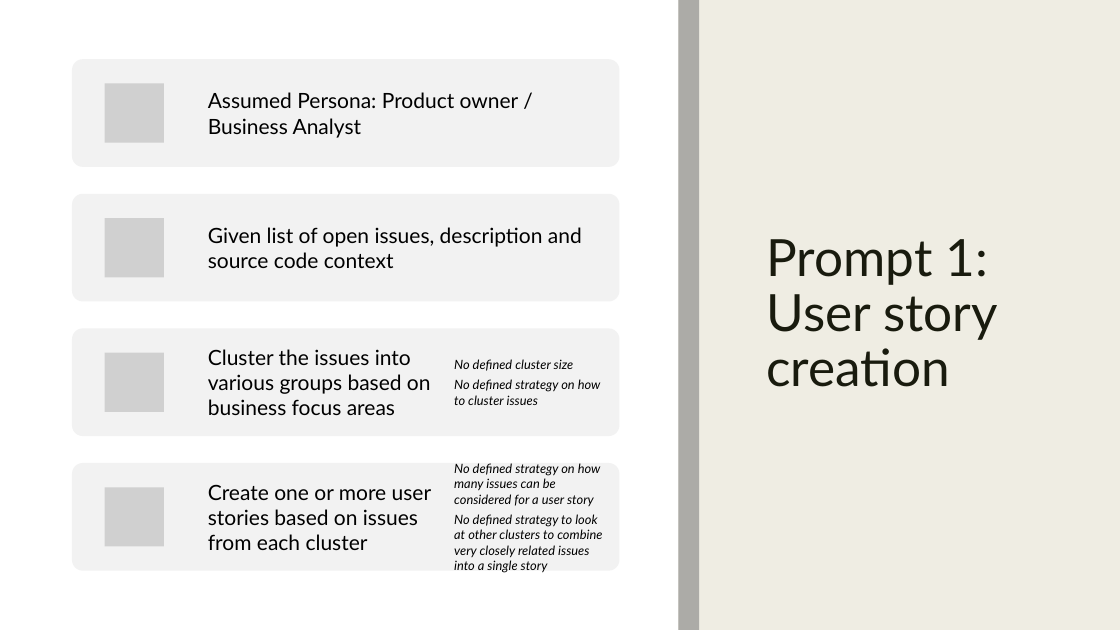
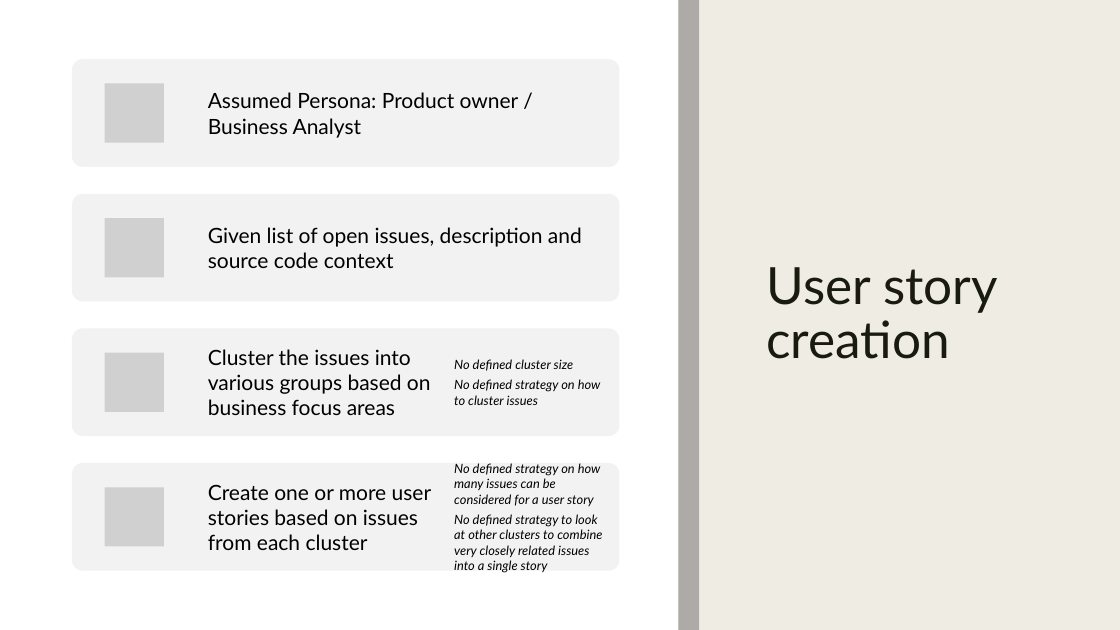
Before and after one commit to praveenkmrs/404-brain-not-found, a slide deck: slide 5 of tryathon/presentation/AITechMentor_tryathon.pptx. Drawn at 1120x630 pixels with LibreOffice and Linux fonts; fonts in the diff are those of the drawing; grey boxes stand for pictures. Boxes give left, top, right and bottom in pixels: in the first picture for what was removed or moved away, otherwise in the second. Text is boxed around its words. In the diff, an @@ line names an element or a change of style, - is before the commit and + after.

```diff
--- a/tryathon/presentation/AITechMentor_tryathon.pptx
+++ b/tryathon/presentation/AITechMentor_tryathon.pptx
@@ title at (766, 267, 998, 359): text changed @@
-Prompt 1: User story creation
+User story creation
```
Also in this commit, not shown: 2 other slides changed, 3 slides added.
